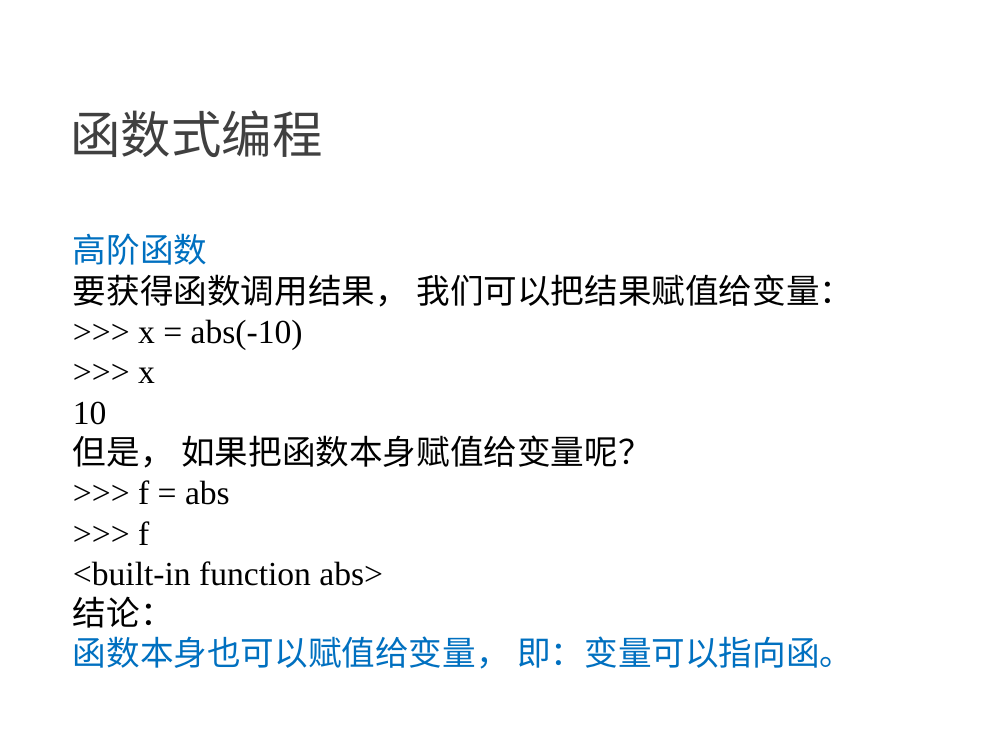
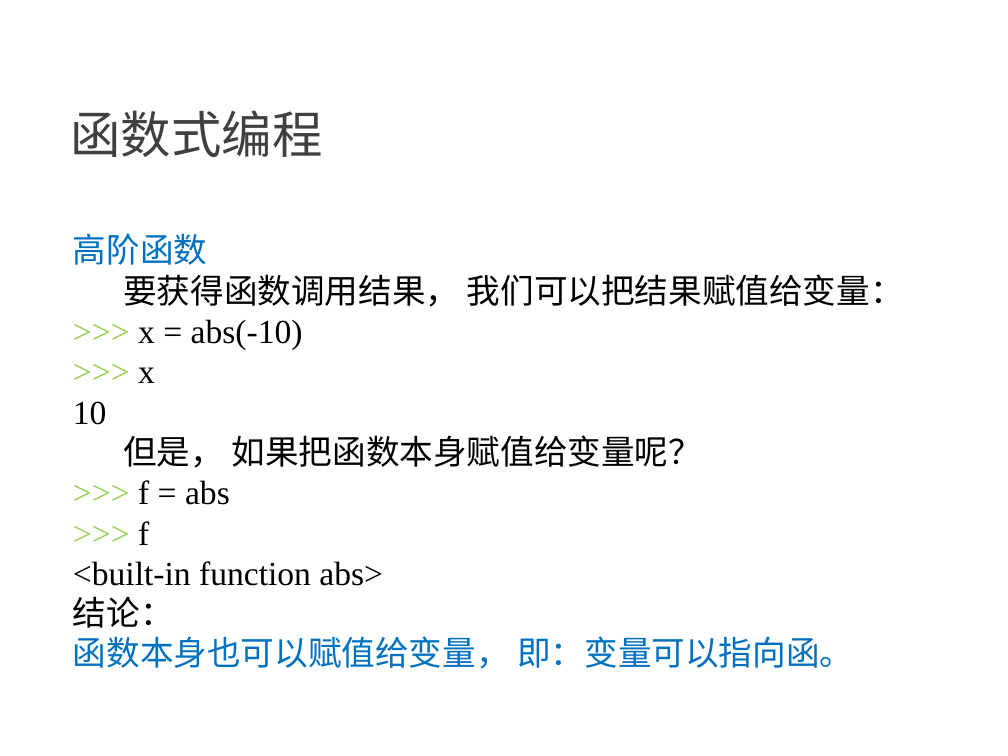
Before and after one commit to NewGr8Player/My-PPT, a slide deck: slide 6 of Python3/4.Python3-函数式编程.pptx. Drawn at 1008x756 pixels with LibreOffice and Linux fonts; fonts in the diff are those of the drawing. Boxes give left, top, right and bottom in pixels: in the first picture for what was removed or moved away, otherwise in the second. Text is boxed around its words. In the diff, an @@ line names an element or a change of style, - is before the commit and + after.

```diff
--- a/Python3/4.Python3-函数式编程.pptx
+++ b/Python3/4.Python3-函数式编程.pptx
@@ text at (123,274,904,545): text colour #000000 to #92D050 in ">>>", ">>>", ">>>", ">>>"; indent changed @@
```
Also in this commit, not shown: 7 other slides changed, 16 slides added, 5 other files.
